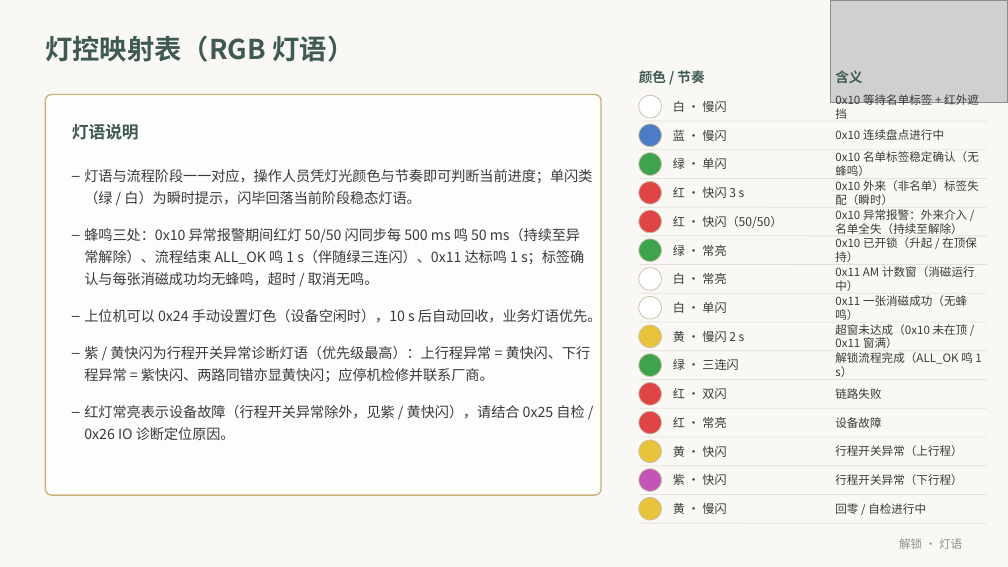
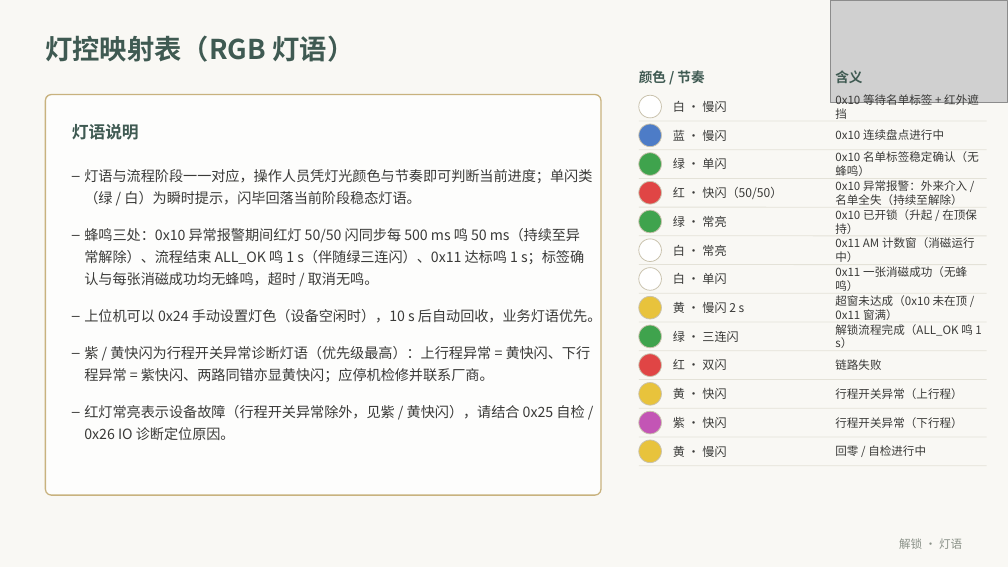
Before and after one commit to xrswnw/ZLR5401, a slide deck: slide 32 of Protocol/App_Protocol_V1.4.pptx. Drawn at 1008x567 pixels with LibreOffice and Linux fonts; fonts in the diff are those of the drawing; grey boxes stand for pictures. Boxes give left, top, right and bottom in pixels: in the first picture for what was removed or moved away, otherwise in the second. Text is boxed around its words. In the diff, an @@ line names an element or a change of style, - is before the commit and + after.

Commit message:
Round_019: 校对报告修正落地 — D1/D2/D3 示例帧 CRC 重算 (0x09 rsp/0x0B 推 1500ms/0x10 终帧 alarmCnt=01), W1 消磁器措辞对齐固件 (不经上位机直接控制·0x11 流程内自动协调模式), USB(HID)/0x04 双帧时序/IR 去抖口径/蜂鸣两处/tmo 钳位; AM·EPC 流程图详化 (AM 开启/关闭消磁时机金色高亮+amCnt=0 右出支路+EPC 推帧时机/异常就地快降); judge 10 页验收 + p30/p31 复验修复 (注记三重叠重排/末行补 ALL_OK); 状态机梳理存档, 固件零改动

```diff
--- a/Protocol/App_Protocol_V1.4.pptx
+++ b/Protocol/App_Protocol_V1.4.pptx
@@ text at (673, 187, 782, 199): text changed @@
-红 · 快闪 3 s
+红 · 快闪（50/50）
@@ text removed at (835, 180, 979, 205) @@
-0x10 外来（非名单）标签失配（瞬时）
@@ ellipse at (639, 210, 662, 233): fill #E04545 to #3FA34D @@
@@ ellipse at (639, 239, 662, 262): fill #3FA34D to #FFFFFF @@
@@ text at (673, 216, 726, 227): text changed @@
-红 · 快闪（50/50）
+绿 · 常亮
@@ text at (673, 245, 726, 256): text changed @@
-绿 · 常亮
+白 · 常亮
@@ 11 texts: place and size @@
-11 texts at (673, 209, 981, 399)
+11 texts at (673, 180, 981, 370)
@@ ellipse at (639, 296, 662, 319): fill #FFFFFF to #E8C33C @@
@@ text removed at (673, 273, 726, 284) @@
-白 · 常亮
@@ ellipse at (639, 325, 662, 348): fill #E8C33C to #3FA34D @@
@@ ellipse at (639, 354, 662, 377): fill #3FA34D to #E04545 @@
@@ ellipse at (639, 383, 662, 405): fill #E04545 to #E8C33C @@
@@ text at (673, 388, 726, 399): text changed @@
-黄 · 慢闪
+黄 · 快闪
@@ ellipse at (639, 411, 662, 434): fill #E04545 to #C355B5 @@
@@ 3 texts: place and size @@
-3 texts at (673, 445, 962, 485)
+3 texts at (673, 388, 962, 428)
@@ text removed at (673, 417, 726, 428) @@
-红 · 常亮
@@ text removed at (835, 417, 881, 428) @@
-设备故障
@@ text at (673, 446, 726, 457): text changed @@
-黄 · 快闪
+黄 · 慢闪
@@ text "回零 / 自检进行中": place and size @@
-text "回零 / 自检进行中" at (835, 503, 926, 514)
+text "回零 / 自检进行中" at (835, 445, 926, 456)
@@ ellipse removed at (639, 469, 662, 492) @@
@@ line removed from (639, 495) to (987, 495) @@
@@ ellipse removed at (639, 498, 662, 520) @@
@@ line removed from (639, 523) to (987, 523) @@
```
Also in this commit, not shown: 9 other slides changed, 3 other files.
